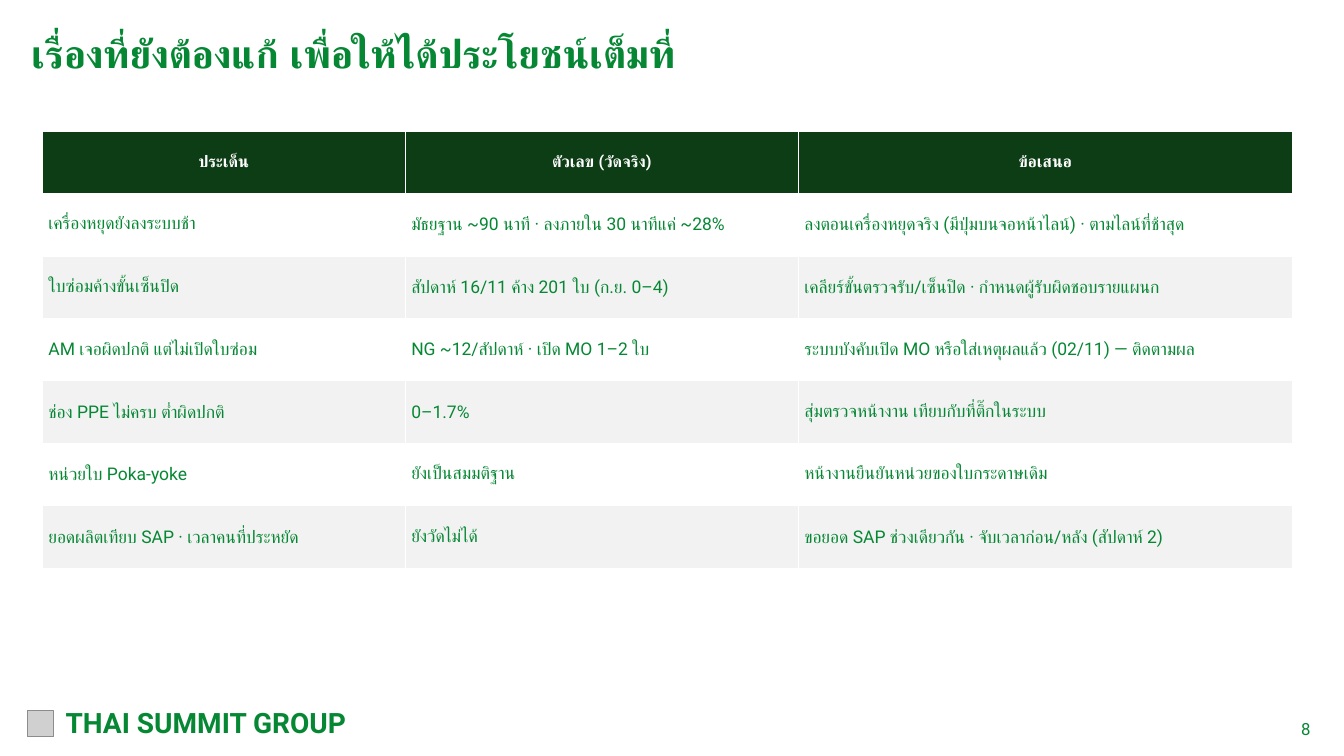
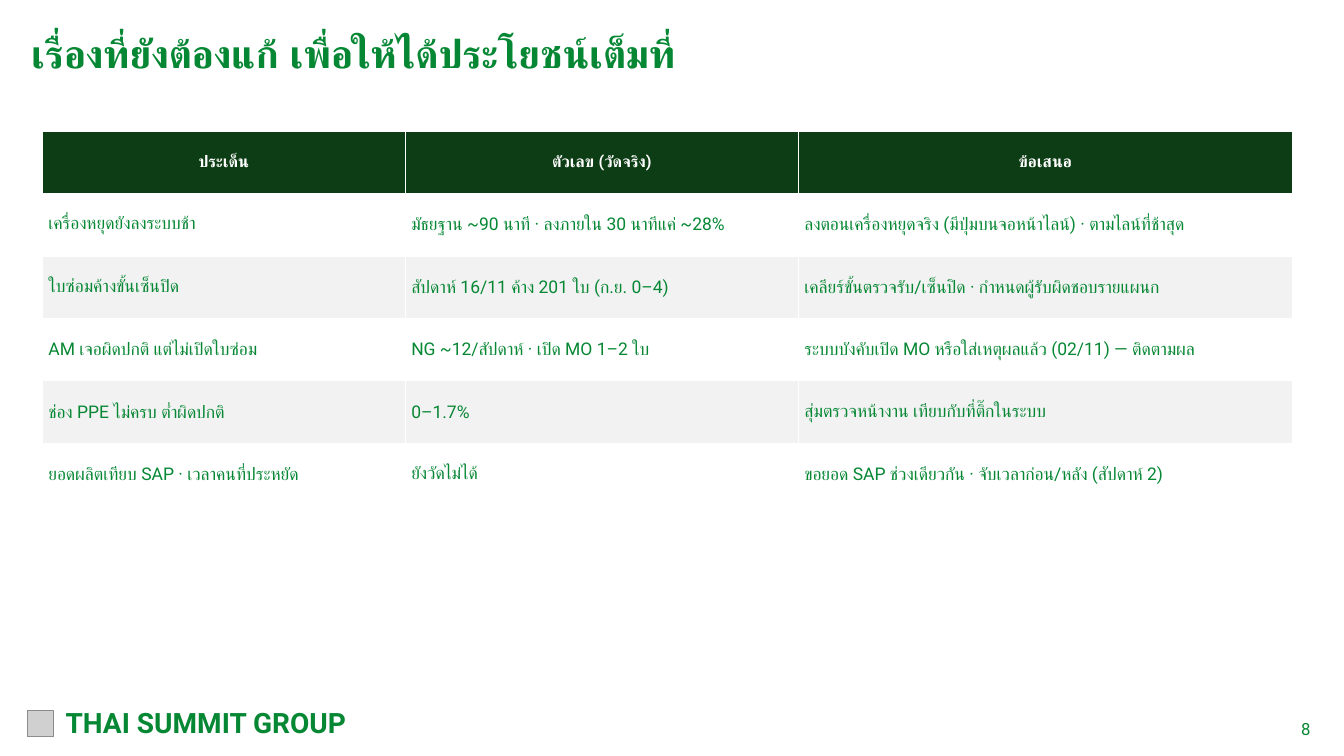
Before and after one commit to tsat4/4Mmanagement, a slide deck: slide 8 of docs/meetings/TSAT_ESM_Benefits_2026-11-23.pptx. Drawn at 1344x756 pixels with LibreOffice and Linux fonts; fonts in the diff are those of the drawing; grey boxes stand for pictures. Boxes give left, top, right and bottom in pixels: in the first picture for what was removed or moved away, otherwise in the second. Text is boxed around its words. In the diff, an @@ line names an element or a change of style, - is before the commit and + after.

```diff
--- a/docs/meetings/TSAT_ESM_Benefits_2026-11-23.pptx
+++ b/docs/meetings/TSAT_ESM_Benefits_2026-11-23.pptx
@@ table at [42,131,1293,506] @@
-row 6: หน่วยใบ Poka-yoke | ยังเป็นสมมติฐาน | หน้างานยืนยันหน่วยของใบกระดาษเดิม
```
Also in this commit, not shown: 4 other slides changed, 4 other files.
